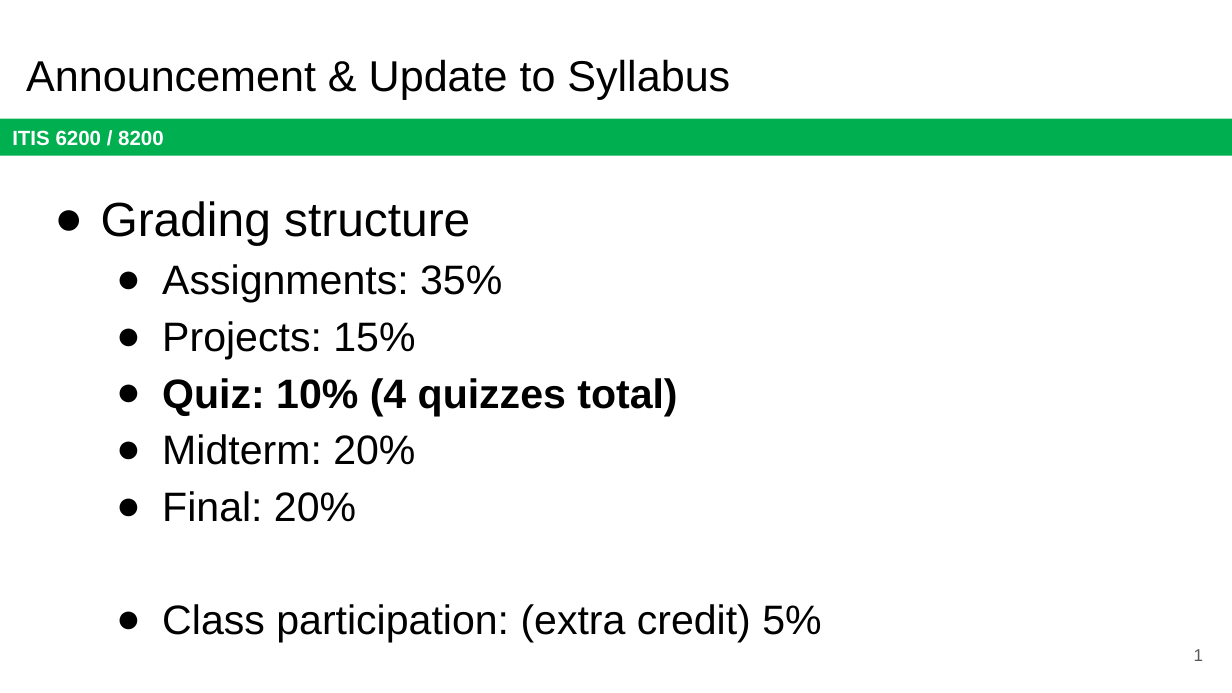
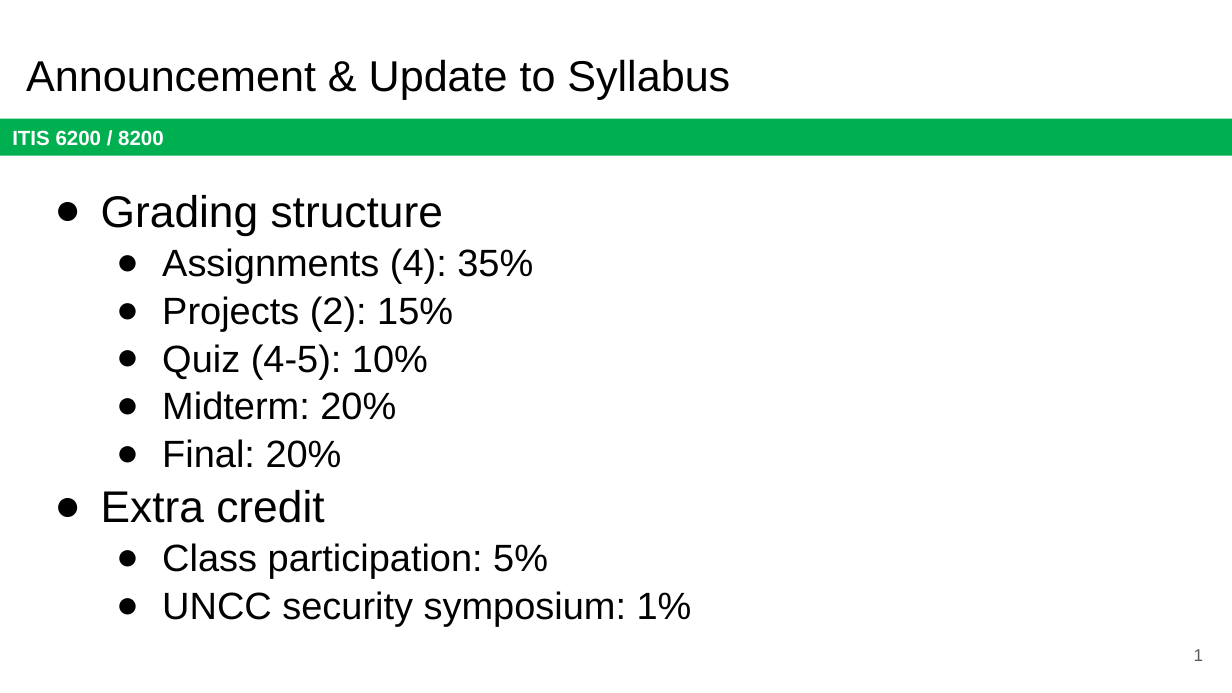
Before and after one commit to jx5c/github.io, a slide deck: slide 1 of teaching/ITIS6200/2023fa/lectures/Sep.5.syllabus.update.pptx. Drawn at 1232x693 pixels with LibreOffice and Linux fonts; fonts in the diff are those of the drawing. Boxes give left, top, right and bottom in pixels: in the first picture for what was removed or moved away, otherwise in the second. Text is boxed around its words. In the diff, an @@ line names an element or a change of style, - is before the commit and + after.

```diff
--- a/teaching/ITIS6200/2023fa/lectures/Sep.5.syllabus.update.pptx
+++ b/teaching/ITIS6200/2023fa/lectures/Sep.5.syllabus.update.pptx
@@ text at <box>101,195,443,468</box>: size 28 to 25.9 pt in "Grading structure"; size 24 to 22.2 pt in "Midterm: 20%", "Final: 20%"; line spacing 1.15 to 1.05 @@
@@ text at <box>162,248,533,379</box>: text changed; size 24 to 22.2 pt @@
-  ● Assignments: 35%
-  ● Projects: 15%
-  ● Quiz: 10% (4 quizzes total)
+  ● Assignments (4): 35%
+  ● Projects (2): 15%
+  ● Quiz (4-5): 10%
@@ text at <box>101,490,692,626</box>: text changed; size 24 to 22.2 pt @@
-  ● Class participation: (extra credit) 5%
+● Extra credit
+  ● Class participation: 5%
+  ● UNCC security symposium: 1%
```
Also in this commit, not shown: 1 other slide changed, 1 other file.
